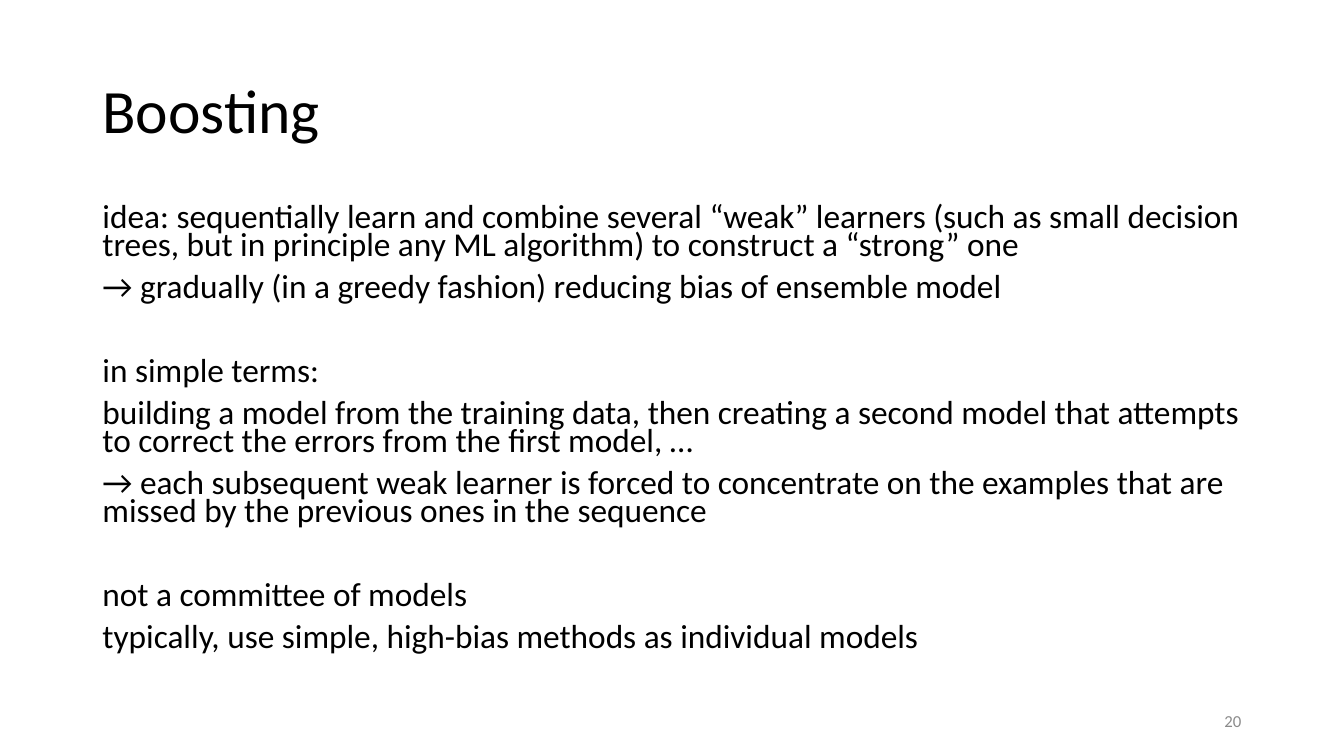
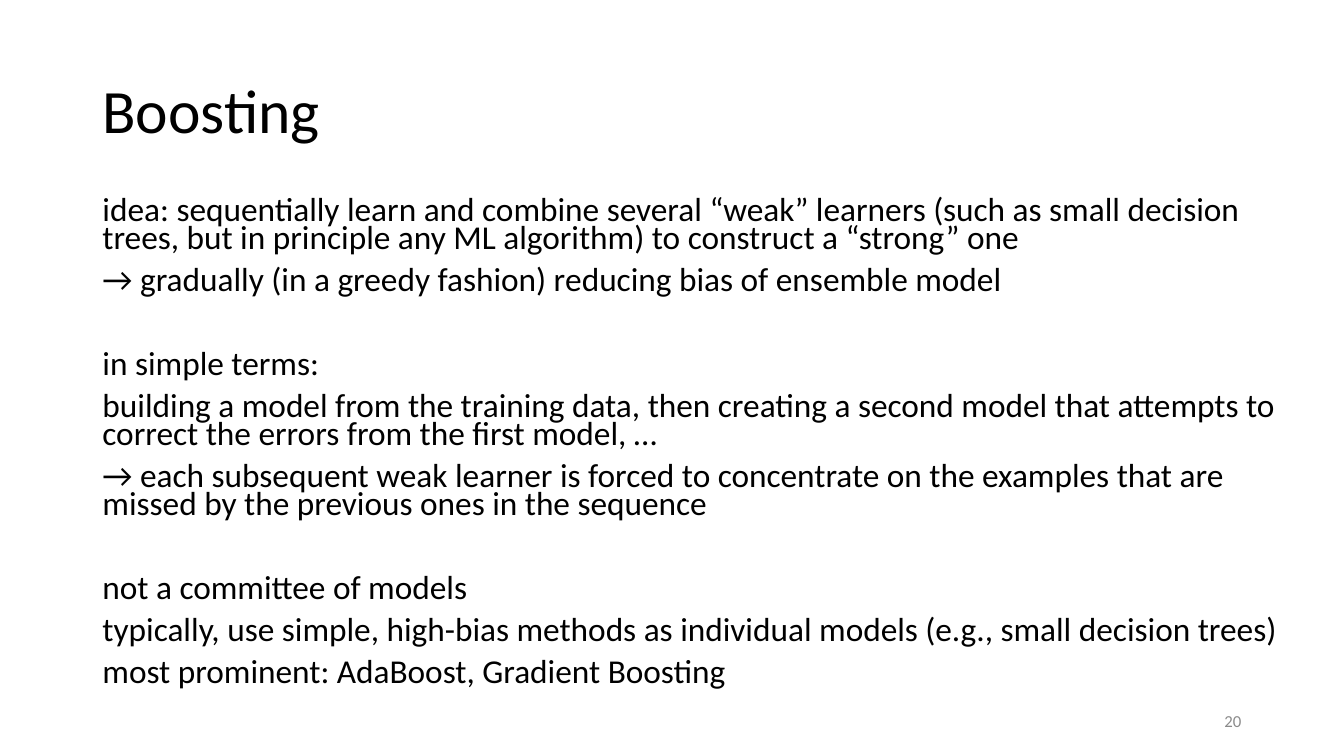
Before and after one commit to FelixWick/intelligent-systems, a slide deck: slide 20 of slides/PredictiveAI_2.pptx. Drawn at 1344x756 pixels with LibreOffice and Linux fonts; fonts in the diff are those of the drawing. Boxes give left, top, right and bottom in pixels: in the first picture for what was removed or moved away, otherwise in the second. Text is boxed around its words. In the diff, an @@ line names an element or a change of style, - is before the commit and + after.

Commit message:
few additions to boosting

```diff
--- a/slides/PredictiveAI_2.pptx
+++ b/slides/PredictiveAI_2.pptx
@@ text "idea: sequentially learn and combine ...": place and size @@
-text "idea: sequentially learn and combine ..." at (102,204,1239,654)
+text "idea: sequentially learn and combine ..." at (102,197,1277,689)
@@ text at (102,616,1277,689): text changed @@
-typically, use simple, high-bias methods as individual models
+typically, use simple, high-bias methods as individual models (e.g., small decision trees)
+most prominent: AdaBoost, Gradient Boosting
```
Also in this commit, not shown: 1 slide added, 1 other file.
